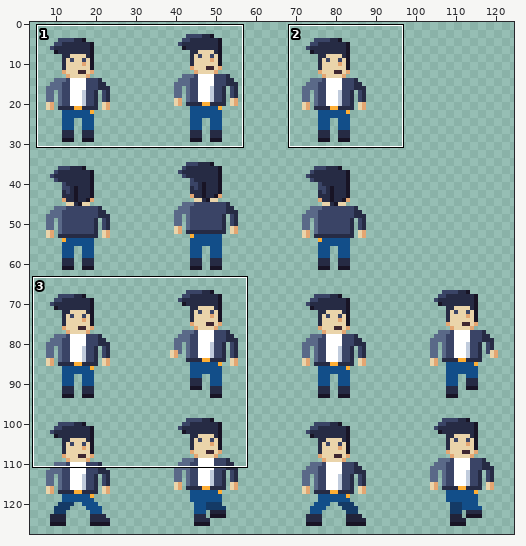
File history of a pixel-art file, assets/textures/characters/raggari_32.aseprite. Above, an overview of the earlier version with the close-up marked.
Close-up. Before the edit:
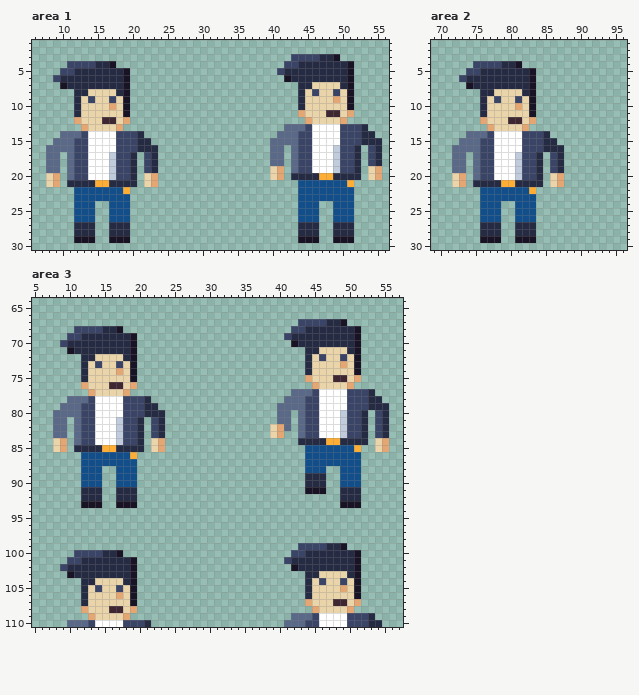
128x128 pixels, 1 frame. Shown: area 1: x 6..56, y 1..30; area 2: x 69..96, y 1..30; area 3: x 5..57, y 64..110. The wide view leaves out empty margins. The commit also changed other parts of the picture, which this record leaves out.
After the commit:
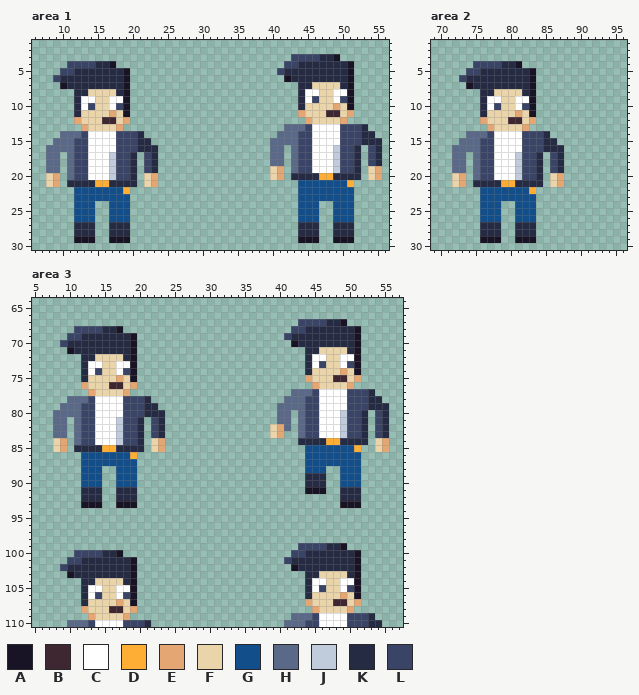
Palette (. is transparent): A #181425  B #3e2731  C #ffffff  D #feae34  E #e4a672  F #ead4aa  G #124e89  H #5a6988  J #c0cbdc  K #262b44  L #3a4466
Difference:
--- area 1
@@ x 6..56 @@
  7 ....AKKKKKKKKA........................KKFFFFKA.....
- 8 ......KKFFFFKA........................KFLFFLFA.....
- 9 ......KFLFFLFA........................KFFFFEFA.....
-10 ......KFFFFEFA........................KFFFFFFA.....
-11 ......KFFFFFFA........................EFFFBBFE.....
+ 8 ......KKFFFFKA........................KCCFFCCA.....
+ 9 ......KCCFFCCA........................KCLFFCLA.....
+10 ......KCLFFCLA........................KFFFFEFA.....
+11 ......KFFFFEFA........................EFFFBBFE.....
 12 ......EFFFBBFE.........................EFFFFE......
--- area 2
@@ x 75..84 @@
  8 .KKFFFFKA.
- 9 .KFLFFLFA.
-10 .KFFFFEFA.
-11 .KFFFFFFA.
+ 9 .KCCFFCCA.
+10 .KCLFFCLA.
+11 .KFFFFEFA.
 12 .EFFFBBFE.
--- area 3
@@ x 5..57 @@
  71 .....AKKKKKKKKA........................KKFFFFKA......
- 72 .......KKFFFFKA........................KFLFFLFA......
- 73 .......KFLFFLFA........................KFFFFEFA......
- 74 .......KFFFFEFA........................KFFFFFFA......
- 75 .......KFFFFFFA........................EFFFBBFE......
+ 72 .......KKFFFFKA........................KCCFFCCA......
+ 73 .......KCCFFCCA........................KCLFFCLA......
+ 74 .......KCLFFCLA........................KFFFFEFA......
+ 75 .......KFFFFEFA........................EFFFBBFE......
  76 .......EFFFBBFE.........................EFFFFE.......
@@ x 5..57 @@
 103 .....AKKKKKKKKA........................KKFFFFKA......
-104 .......KKFFFFKA........................KFLFFLFA......
-105 .......KFLFFLFA........................KFFFFEFA......
-106 .......KFFFFEFA........................KFFFFFFA......
-107 .......KFFFFFFA........................EFFFBBFE......
+104 .......KKFFFFKA........................KCCFFCCA......
+105 .......KCCFFCCA........................KCLFFCLA......
+106 .......KCLFFCLA........................KFFFFEFA......
+107 .......KFFFFEFA........................EFFFBBFE......
 108 .......EFFFBBFE.........................EFFFFE.......
Boxes around the changes in both close-ups, in picture pixels (x1, y1, x2, y2):
changed: (305, 89, 347, 110)
changed: (81, 96, 123, 117)
changed: (487, 96, 529, 117)
changed: (312, 354, 354, 375)
changed: (88, 361, 130, 382)
changed: (312, 578, 354, 599)
changed: (88, 585, 130, 606)
